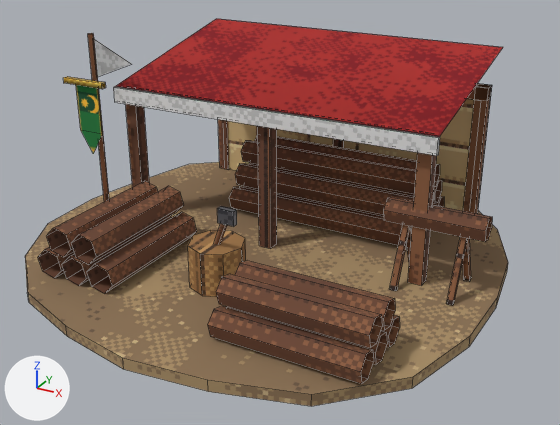
Renders of the Blender file art_source/blender/saracens/lumber_camp.blend from each side of a commit.
Both versions are drawn from a camera (50 mm lens) standing at (2.67, -4.71, 2.7) and looking at (0.18, -0.19, 0.44). The lights are fixed; the arrows at lower left show +X, +Y and +Z. The picture after the commit comes second. Mesh edges are drawn as thin lines.

Objects in the first picture: 'saracens_lumber_camp'.
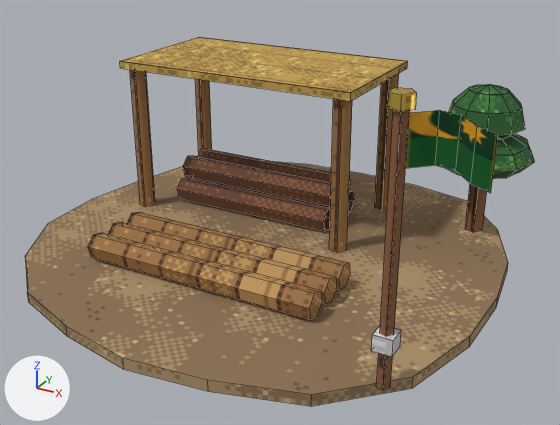
Edits to the bpy script that builds the scene:
```text
Add img_pe_thatch:
    img_pe_thatch = load_image('PE_Thatch', '../../textures/materials/PE_Thatch.png', 64, 64, 'sRGB')
Add img_pe_foliage:
    img_pe_foliage = load_image('PE_Foliage', '../../textures/materials/PE_Foliage.png', 64, 64, 'sRGB')
Add mat_pe_thatch:
    mat_pe_thatch = principled_material('PE_Thatch')
    mat_pe_thatch.texture = img_pe_thatch
    mat_pe_thatch.roughness = 1.0
Add mat_pe_foliage:
    mat_pe_foliage = principled_material('PE_Foliage')
    mat_pe_foliage.texture = img_pe_foliage
    mat_pe_foliage.roughness = 1.0
Change me_saracens_lumber_camp:
    used by ob_saracens_lumber_camp; location = (0.0, 0.0, 0.0)
    remove me_saracens_lumber_camp.from_pydata(...)  # 621 vertices, 239 faces; spans x -1.8..1.75, y -1.78..1.72, z 0.0..1.58
    add me_saracens_lumber_camp.from_pydata(...)  # 567 vertices, 199 faces; spans x -1.8..1.94, y -1.78..1.72, z 0.0..1.76
    me_saracens_lumber_camp part 1: the loose piece of 12 vertices spanning x -0.6..1.0, y 0.35..0.54, z 0.08..0.28 is scaled about its middle by (1.12, 1, 1), then moved by (-0.3, -0.84, 0.0), in mat_pe_woodlight (picture img_pe_woodlight)
    me_saracens_lumber_camp part 2: the loose piece of 12 vertices spanning x 0.35..1.35, y -0.99..-0.8, z 0.08..0.28 is scaled about its middle by (1.8, 1, 1), then moved by (-0.95, 0.27, 0.0), in mat_pe_woodlight (picture img_pe_woodlight)
    me_saracens_lumber_camp part 3: the loose piece of 12 vertices spanning x 0.35..1.35, y -1.2..-1.0, z 0.08..0.28 is scaled about its middle by (1.8, 1, 1), then moved by (-0.95, 0.26, 0.0), in mat_pe_woodlight (picture img_pe_woodlight)
    me_saracens_lumber_camp part 4: the loose piece of 12 vertices spanning x -0.6..1.0, y 0.55..0.74, z 0.08..0.28 is scaled about its middle by (0.875, 1, 1), then moved by (-0.6, -0.25, 0.0)
    me_saracens_lumber_camp part 5: the loose piece of 12 vertices spanning x -0.6..1.0, y 0.45..0.64, z 0.26..0.45 is scaled about its middle by (0.875, 1, 1), then moved by (-0.6, 0.06, -0.17)
    me_saracens_lumber_camp part 6: the loose piece of 12 vertices spanning x -0.6..1.0, y 0.76..0.95, z 0.08..0.28 is scaled about its middle by (0.875, 1, 1), then moved by (-0.6, -0.05, 0.0)
    me_saracens_lumber_camp part 7: the loose piece of 12 vertices spanning x -0.6..1.0, y 0.65..0.85, z 0.26..0.45 is scaled about its middle by (0.875, 1, 1), then moved by (-0.6, -0.25, 0.0)
    me_saracens_lumber_camp part 8: the loose piece of 12 vertices spanning x -0.6..1.0, y 0.55..0.74, z 0.43..0.63 is scaled about its middle by (0.875, 1, 1), then moved by (-0.6, 0.06, -0.17)
    me_saracens_lumber_camp part 9: 77 loose pieces with 405 vertices, spanning x -1.64..1.65, y -1.4..1.3, z 0.07..1.58, are deleted
    me_saracens_lumber_camp part 10: 60 vertices removed from x -1.18..1.35, y -1.3..1.15, z 0.08..0.49; 411 vertices added at x -1.4..1.94, y -1.42..1.38, z 0.08..1.76
    remove me_saracens_lumber_camp.materials.append(mat_pe_sandstone)  # picture img_pe_sandstone
    remove me_saracens_lumber_camp.materials.append(mat_pe_clothred)  # picture img_pe_clothred
    remove me_saracens_lumber_camp.materials.append(mat_pe_iron)  # picture img_pe_iron
    add me_saracens_lumber_camp.materials.append(mat_pe_thatch)  # picture img_pe_thatch
    add me_saracens_lumber_camp.materials.append(mat_pe_foliage)  # picture img_pe_foliage
```

Changed parts and their boxes [x1, y1, x2, y2] in the pictures (560 x 425 px; the box of a moved part takes in the faces that stretch with it):
'saracens_lumber_camp', reshaped: before [25, 19, 508, 406]; after [25, 37, 535, 406]
part 1 of me_saracens_lumber_camp, moved or reshaped: before [229, 186, 407, 247]; after [127, 212, 348, 290]
part 2 of me_saracens_lumber_camp, moved or reshaped: before [381, 315, 400, 347]; after [109, 222, 335, 304]
part 3 of me_saracens_lumber_camp, moved or reshaped: before [227, 306, 387, 365]; after [88, 233, 321, 320]
part 4 of me_saracens_lumber_camp, moved or reshaped (mostly hidden before): before [243, 186, 383, 216]; after [177, 178, 330, 231]
part 5 of me_saracens_lumber_camp, moved or reshaped (mostly hidden afterwards): before [235, 163, 414, 214]; after [192, 177, 330, 208]
part 6 of me_saracens_lumber_camp, moved or reshaped (not visible before): after [348, 191, 354, 212]
part 7 of me_saracens_lumber_camp, moved or reshaped (mostly hidden before): before [249, 162, 434, 201]; after [183, 156, 331, 206]
part 8 of me_saracens_lumber_camp, moved or reshaped: before [241, 141, 416, 194]; after [198, 149, 350, 188]
part 9 of me_saracens_lumber_camp, deleted (brown): before [63, 19, 503, 384]
part 10 of me_saracens_lumber_camp, reshaped: before [38, 181, 444, 348]; after [120, 37, 535, 391]
